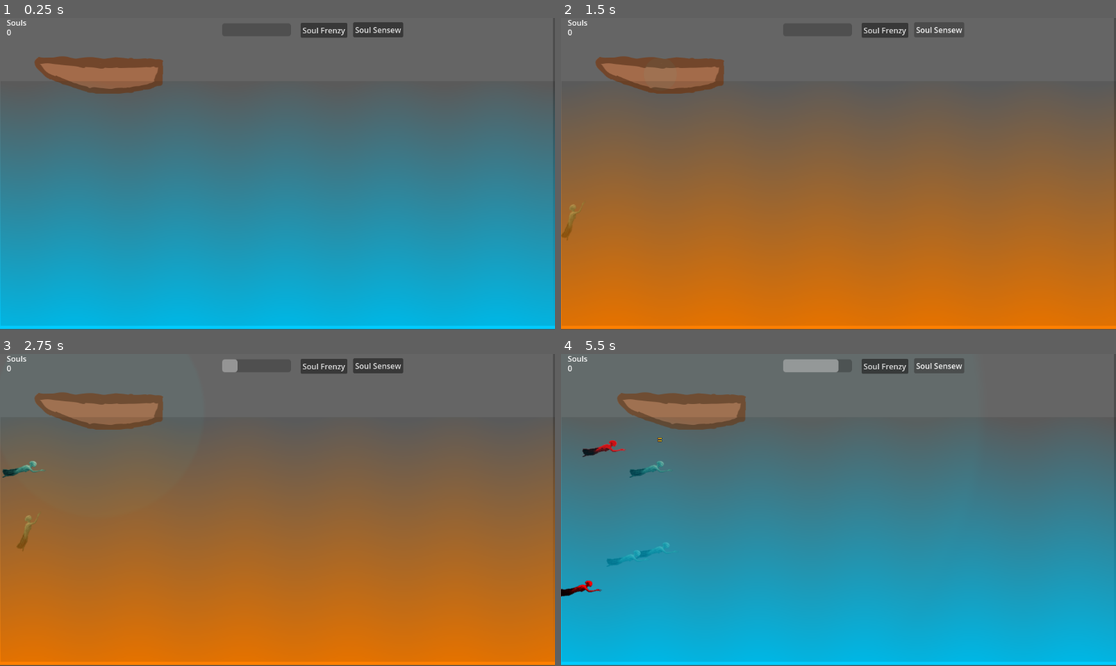
Above: before the commit, frames 1-4 (two rows, left to right).
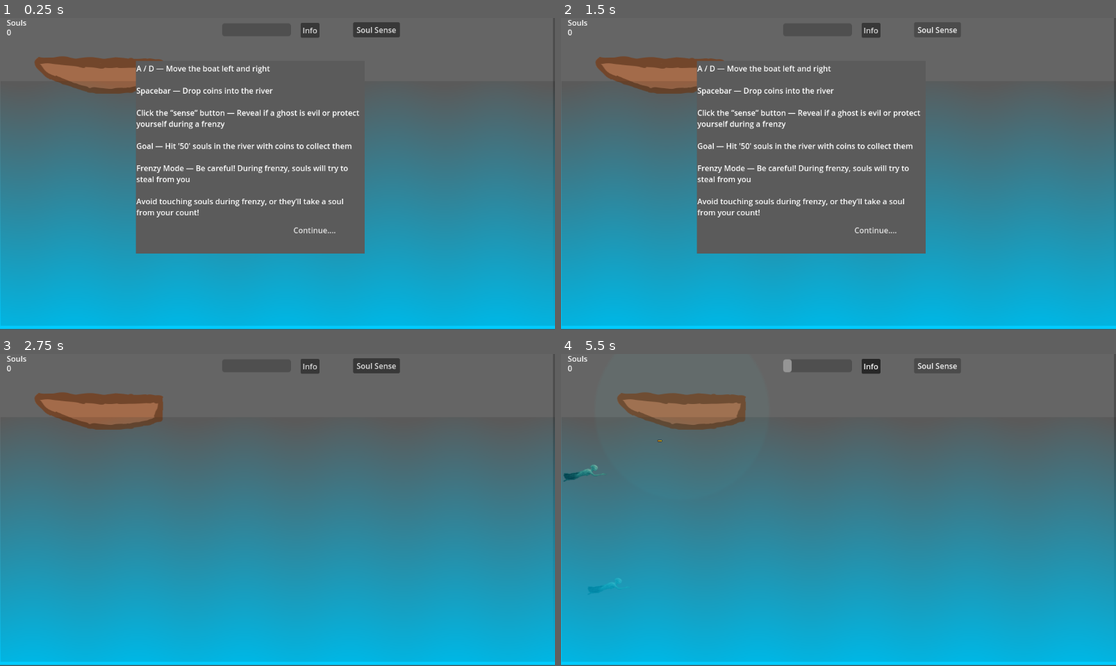
Above: after the commit, the same moments.

Repository: Latamata/PixelJam2025
Game: Godot game, scene res://scenes/game_scene.tscn
The game is run twice, just before and just after one commit, with the same random seed, the same clock (stepped at 60 frames per second) and the same inputs.
Inputs (mouse positions are in pixels of both pictures, inside the frame that each line leads up to):
- Up to frame 1 (0.25 s): no input
- Up to frame 2 (1.5 s): click (882, 30) at 0.5 s, where only the run before the commit has a clickable "Soul Frenzy"; click (938, 30) at 1.25 s, where only the run before the commit has a clickable "Soul Sensew"
- Up to frame 3 (2.75 s): click (316, 566) at 2 s, where only the run after the commit has a clickable "Continue...."
- Up to frame 4 (5.5 s): click "Soul Frenzy" (after the commit: "Info") at 2.75 s; click (877, 566) at 3.5 s, where only the run after the commit has a clickable "Continue...."; click "Soul Sensew" (after the commit: "Soul Sense") at 4.25 s; tap Enter (ui_accept) at 5 s; hold Right (ui_right) from 5.03 s (still down); hold Enter (ui_accept) from 5.03 s (still down)

The runs differ from the first frame. In frame 1, 19% of the frame differs, in the area x 24-73%, y 1-76%; in frame 2, 70%; in frame 3, 71%, in the area x 0-100%, y 1-100%; in frame 4, 1.4%.

Commit message:
Minor changes
added game info/controls on button, and on load

Diff:
--- a/scenes/game_scene.tscn
+++ b/scenes/game_scene.tscn
@@ -1,9 +1,10 @@
-[gd_scene load_steps=6 format=3 uid="uid://bfe12plxxaikc"]
+[gd_scene load_steps=7 format=3 uid="uid://bfe12plxxaikc"]
 
 [ext_resource type="Script" uid="uid://dp71v1n2ewr2m" path="res://scripts/game_scene.gd" id="1_ycayy"]
 [ext_resource type="PackedScene" uid="uid://4gwbm386kfg2" path="res://scenes/Player.tscn" id="2_bw6k5"]
 [ext_resource type="PackedScene" uid="uid://cw1cevttxifhr" path="res://scenes/user_interface.tscn" id="2_y3j0m"]
 [ext_resource type="Shader" uid="uid://p4102l0ls83o" path="res://scripts/water.gdshader" id="3_y3j0m"]
+[ext_resource type="AudioStream" uid="uid://bjsqh0wrk5tcf" path="res://assets/coin-flip-88793.mp3" id="5_y3j0m"]
 
 [sub_resource type="ShaderMaterial" id="ShaderMaterial_mixcd"]
 shader = ExtResource("3_y3j0m")
@@ -54,9 +55,11 @@
 wait_time = 4.0
 one_shot = true
 
+[node name="AudioStreamPlayer2D" type="AudioStreamPlayer2D" parent="."]
+stream = ExtResource("5_y3j0m")
+
 [connection signal="cooldown_updated" from="Player" to="." method="_on_player_cooldown_updated"]
 [connection signal="timeout" from="Timer" to="." method="_on_timer_timeout"]
-[connection signal="change_color_water" from="user_interface" to="." method="_on_user_interface_change_color_water"]
 [connection signal="sense_souls" from="user_interface" to="." method="_on_user_interface_sense_souls"]
 [connection signal="timeout" from="frenzy_timestop" to="." method="_on_frenzy_timestop_timeout"]
 [connection signal="timeout" from="frenzy_balanceCD" to="." method="_on_frenzy_balance_cd_timeout"]
--- a/scenes/user_interface.tscn
+++ b/scenes/user_interface.tscn
@@ -19,7 +19,7 @@
 offset_right = 19.0
 offset_bottom = 9.0
 focus_mode = 0
-text = "Soul Frenzy"
+text = "Info"
 
 [node name="soul_sense" type="Button" parent="helpers"]
 layout_mode = 0
@@ -28,7 +28,7 @@
 offset_right = 206.0
 offset_bottom = 30.0
 focus_mode = 0
-text = "Soul Sensew"
+text = "Soul Sense"
 
 [node name="sense_cooldown" type="ProgressBar" parent="helpers"]
 layout_mode = 0
@@ -36,7 +36,7 @@
 offset_top = 1.0
 offset_right = -20.0
 offset_bottom = 28.0
-max_value = 5.0
+max_value = 10.0
 show_percentage = false
 
 [node name="Control" type="Control" parent="."]
@@ -70,5 +70,53 @@
 grow_vertical = 2
 text = "0"
 
+[node name="tuts" type="Control" parent="."]
+visible = false
+anchors_preset = 0
+offset_left = 284.0
+offset_top = 91.0
+offset_right = 759.0
+offset_bottom = 440.0
+
+[node name="ColorRect" type="ColorRect" parent="tuts"]
+layout_mode = 1
+anchors_preset = 15
+anchor_right = 1.0
+anchor_bottom = 1.0
+offset_bottom = 51.0
+grow_horizontal = 2
+grow_vertical = 2
+color = Color(0.359069, 0.359069, 0.359069, 1)
+
+[node name="RichTextLabel" type="RichTextLabel" parent="tuts"]
+layout_mode = 0
+offset_left = 1.0
+offset_top = 4.0
+offset_right = 471.0
+offset_bottom = 349.0
+text = "A / D — Move the boat left and right
+
+Spacebar — Drop coins into the river
+
+Click the “sense” button — Reveal if a ghost is evil or protect yourself during a frenzy
+
+Goal — Hit '50' souls in the river with coins to collect them
+
+Frenzy Mode — Be careful! During frenzy, souls will try to steal from you
+
+Avoid touching souls during frenzy, or they’ll take a soul from your count!"
+
+[node name="exit_tut" type="Button" parent="tuts"]
+process_mode = 2
+layout_mode = 0
+offset_left = 307.0
+offset_top = 318.0
+offset_right = 435.0
+offset_bottom = 385.0
+focus_mode = 0
+text = "Continue...."
+flat = true
+
 [connection signal="button_down" from="helpers/Button" to="." method="_on_button_button_down"]
 [connection signal="button_down" from="helpers/soul_sense" to="." method="_on_soul_sense_button_down"]
+[connection signal="button_down" from="tuts/exit_tut" to="." method="_on_exit_tut_button_down"]
--- a/scripts/Globals.gd
+++ b/scripts/Globals.gd
@@ -1,17 +1,16 @@
 extends Node
 
 signal UI_signal
-var soul_count = 0
+var soul_count = 1
 const SOUL_LIMIT = 50  # set your desired limit
 
 func add_souls(soul_amount):
 	soul_count += soul_amount
-	soul_count = max(soul_count, 0)  # Prevent it from going below 0
+	soul_count = max(soul_count, 0)
 	emit_signal('UI_signal')
-
 	if soul_count >= SOUL_LIMIT:
 		call_deferred("_change_to_ending_scene")
 
-
 func _change_to_ending_scene():
+	await get_tree().create_timer(4.0).timeout
 	get_tree().change_scene_to_file("res://scenes/ending.tscn")
--- a/scripts/game_scene.gd
+++ b/scripts/game_scene.gd
@@ -6,7 +6,8 @@
 @onready var player: CharacterBody2D = $Player
 @onready var camera_2d: Camera2D = $Camera2D
 @onready var soul_group_node: Node2D = $soul_group_node
-
+@onready var water_ovelay: ColorRect = $water_ovelay
+@onready var audio_stream_player_2d: AudioStreamPlayer2D = $AudioStreamPlayer2D
 #-------FUNCTIONS----------
 func _ready() -> void:
 	Globals.connect( "UI_signal", _UI_signal )
@@ -14,12 +15,23 @@
 func _input(event):
 	if event.is_action_pressed("ui_accept"):
 		toss_a_coin()
-@onready var water_ovelay: ColorRect = $water_ovelay
+
+
+var can_toss_coin := true
 
 func toss_a_coin():
+	if not can_toss_coin:
+		return
+
+	can_toss_coin = false
+
+	audio_stream_player_2d.play()
 	var coin = coin_scene.instantiate()
-	coin.position = player.position  # Spawns at current node's position (e.g. boat)
+	coin.position = player.position
 	get_tree().current_scene.add_child(coin)
+
+	await get_tree().create_timer(1.5).timeout
+	can_toss_coin = true
 
 func spawn_soul():
 	var soul = soul_scene.instantiate()
@@ -73,8 +85,6 @@
 		evil_water_off = false
 		for entity in soul_group_node.get_children():  # Include all entities
 			entity.attacking = false
-#shader_parameter/wave_color
-
 
 func _on_user_interface_sense_souls() -> void:
 	#print(player.sense_on_cooldown)
@@ -97,6 +107,6 @@
 	$user_interface.set_soul_reload_UI(progress)
 
 func _on_frenzy_balance_cd_timeout() -> void:
-	print('running')
+	#print('running')
 	if frenzy_on_cooldown:
 		frenzy_on_cooldown = false
--- a/scripts/player_script.gd
+++ b/scripts/player_script.gd
@@ -32,7 +32,7 @@
 
 func soul_sense():
 	sense_on_cooldown = true
-	cooldown_counter = 5.0
+	cooldown_counter = 10.0
 	$sense_timer.start()
 	animation_player.play("circle_sense")
 
--- a/scripts/user_interface.gd
+++ b/scripts/user_interface.gd
@@ -1,15 +1,18 @@
 extends Control
 
-signal change_color_water
+#signal change_color_water
 signal sense_souls
 @onready var soul_count: RichTextLabel = $Control/soul_count
 @onready var sense_cooldown: ProgressBar = $helpers/sense_cooldown
+
+func _ready() -> void:
+	_on_button_button_down()
 
 func update_UI():
 	soul_count.text = str(Globals.soul_count)
 
 func _on_button_button_down() -> void:
-	emit_signal('change_color_water')
+	show_tut()
 
 func _on_soul_sense_button_down() -> void:
 	#print('button pressed')
@@ -17,3 +20,13 @@
 
 func set_soul_reload_UI(progress):
 	sense_cooldown.value = sense_cooldown.max_value - progress
+
+func show_tut():
+	$tuts.visible = true
+	get_tree().paused = true
+
+
+func _on_exit_tut_button_down() -> void:
+	print('runnging')
+	$tuts.visible = false
+	get_tree().paused = false
Not shown, added: assets/coin-flip-88793.mp3.import
Not shown, added: assets/coin-flip-88793.mp3
